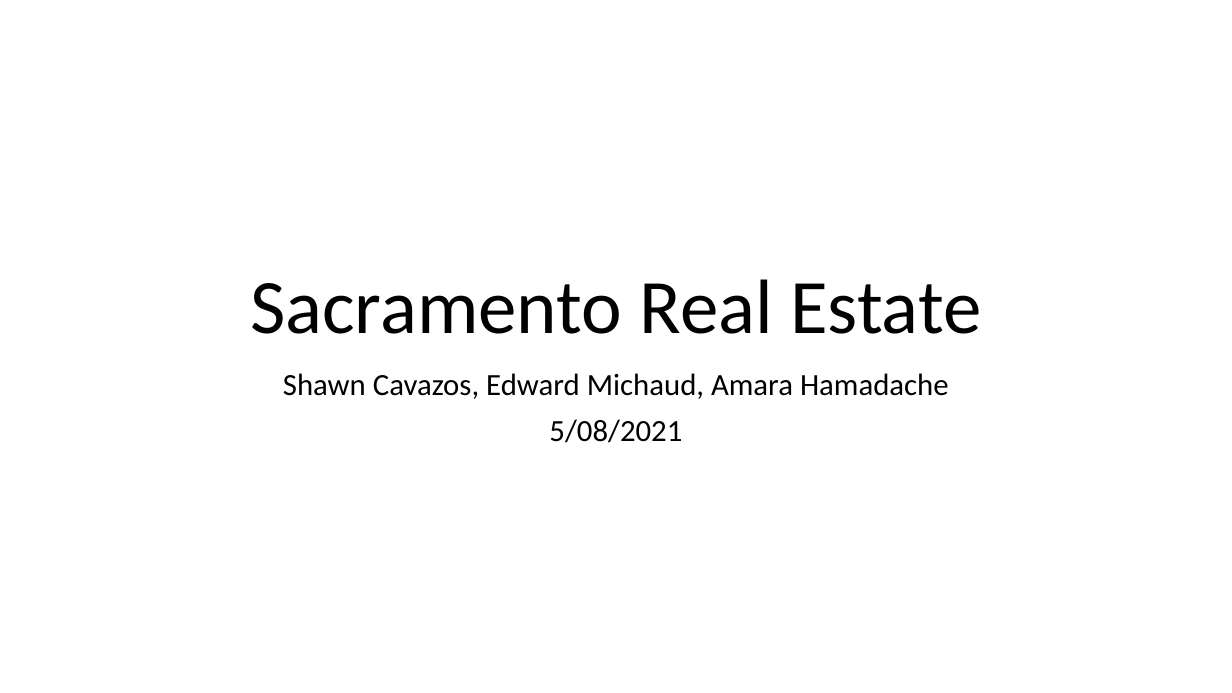
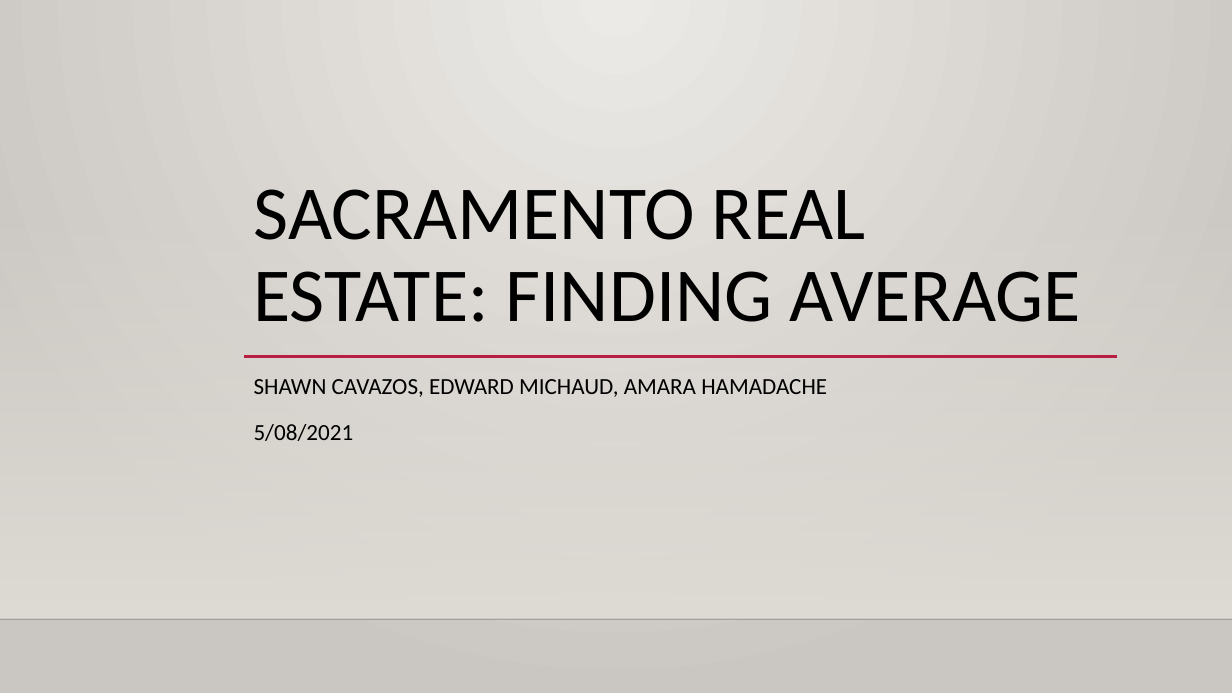
Before and after one commit to scavazos4/Project_One, a slide deck: slide 1 of Sacramento Real Estate.pptx. Drawn at 1232x693 pixels with LibreOffice and Linux fonts; fonts in the diff are those of the drawing; background and template pictures are left out. Boxes give left, top, right and bottom in pixels: in the first picture for what was removed or moved away, otherwise in the second. Text is boxed around its words. In the diff, an @@ line names an element or a change of style, - is before the commit and + after.

```diff
--- a/Sacramento Real Estate.pptx
+++ b/Sacramento Real Estate.pptx
@@ background picture (left out) to gradient #ECEAE7 to #CAC7C1 @@
@@ rectangle added at bbox=[0, 204, 1232, 619], fill gradient #DFDBD5 @@
@@ title at bbox=[254, 189, 1081, 322]: text changed; size 60 to 59.4 pt @@
-Sacramento Real Estate
+SACRAMENTO REAL ESTATE: FINDING AVERAGE
@@ subtitle "SHAWN CAVAZOS, EDWARD MICHAUD, AMARA ...": place and size @@
-subtitle "SHAWN CAVAZOS, EDWARD MICHAUD, AMARA ..." at bbox=[283, 373, 949, 443]
+subtitle "SHAWN CAVAZOS, EDWARD MICHAUD, AMARA ..." at bbox=[254, 379, 827, 441]
@@ line added from (244, 357) to (1117, 357), #B71E42 2.5 pt @@
@@ subtitle at bbox=[254, 379, 827, 397]: text changed; size 24 to 18 pt @@
-Shawn Cavazos, Edward Michaud, Amara Hamadache
+SHAWN CAVAZOS, EDWARD MICHAUD, AMARA HAMADACHE
@@ subtitle at bbox=[254, 424, 354, 441]: size 24 to 18 pt in "5/08/2021"; alignment centre to left; line spacing 0.9 to 1.2 @@
@@ line added from (0, 619) to (1232, 619), #000001 1 pt @@
```
Also in this commit, not shown: 8 other slides changed, 5 slides added, 3 slides removed, 1 other file.
